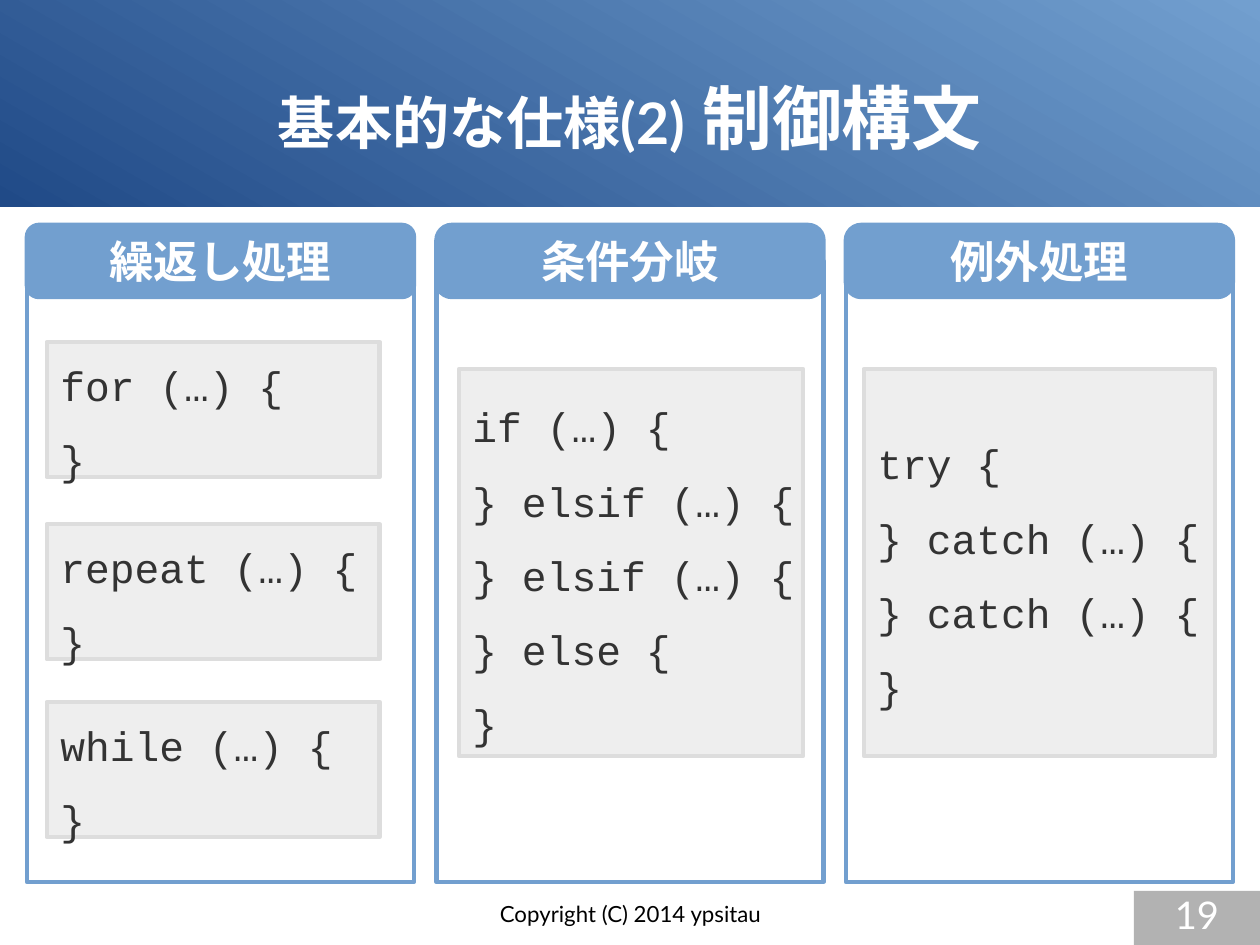
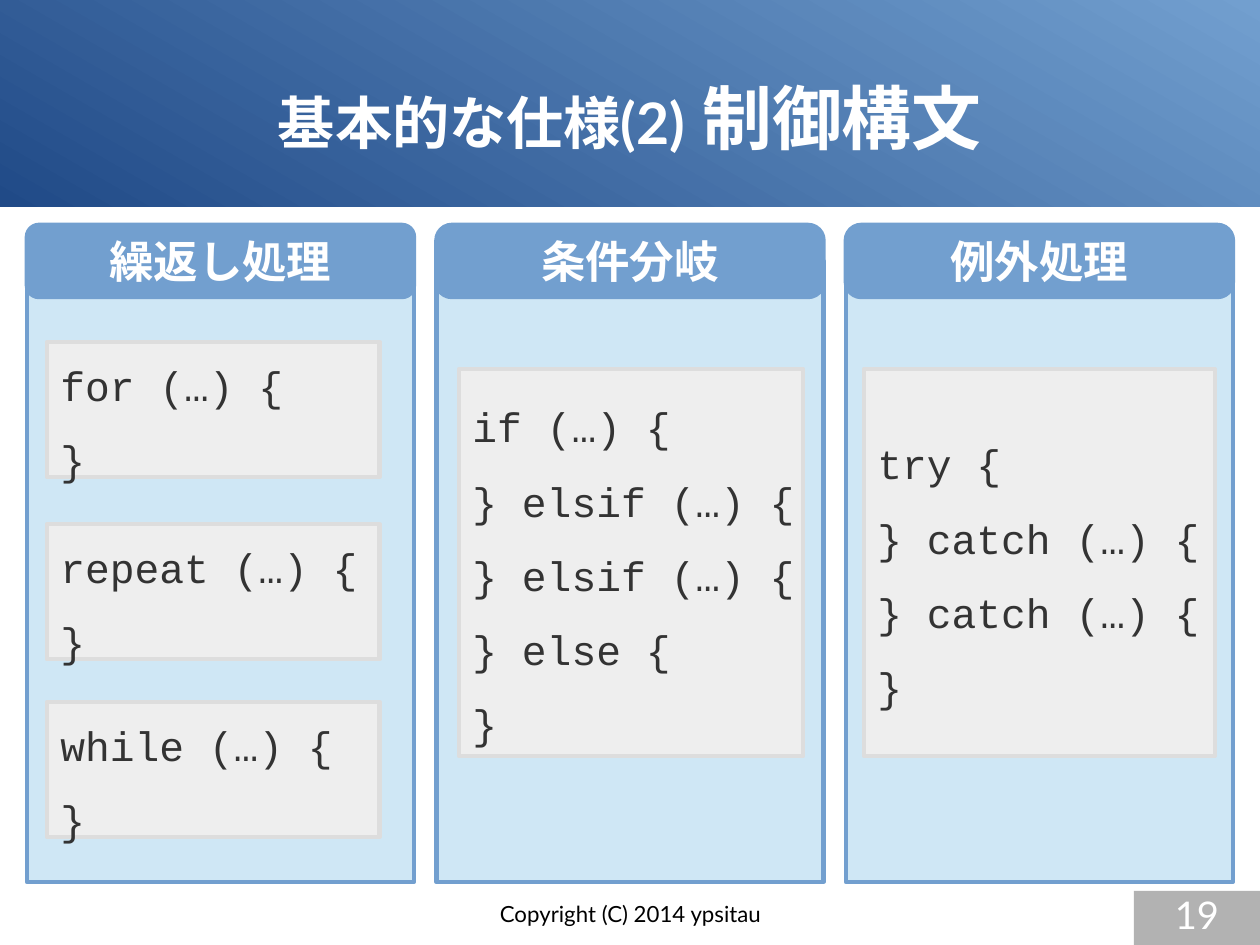
Before and after one commit to gura-lang/gura-doc, a slide deck: slide 19 of presentation/gura-introduction.odp. Drawn at 1260x945 pixels with LibreOffice and Linux fonts; fonts in the diff are those of the drawing. Boxes give left, top, right and bottom in pixels: in the first picture for what was removed or moved away, otherwise in the second. Text is boxed around its words. In the diff, an @@ line names an element or a change of style, - is before the commit and + after.

```diff
--- a/presentation/gura-introduction.odp
+++ b/presentation/gura-introduction.odp
@@ fill none to #CFE7F5 in 3 elements at <box>437,261,824,882</box>, <box>846,261,1234,882</box>, <box>27,261,415,882</box> @@
```
Also in this commit, not shown: 6 other slides changed, 1 slide added.
